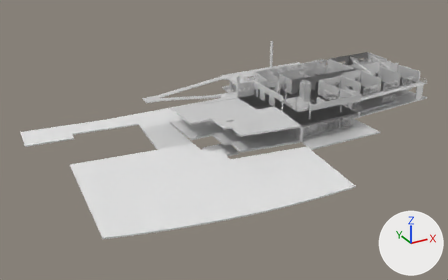
The glTF model mapTEST.glb, before and after one commit.
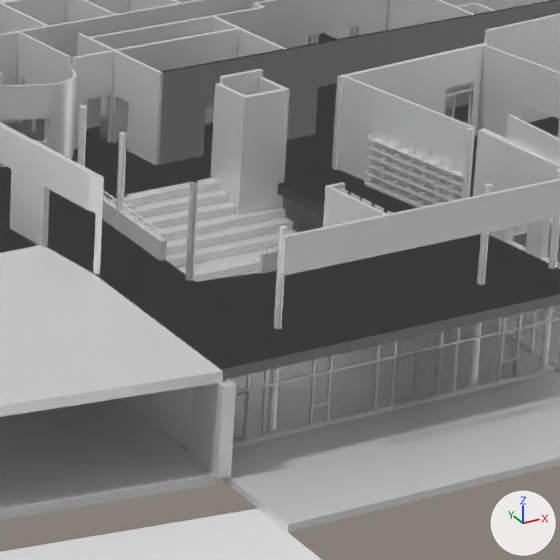
Old and new are each drawn whole from a 50 mm lens placed at (-100.9, -132.1, 100.5), pointed at (-32.4, -7.4, 38.2) and again close up on the part from 60% to 79% of the width and 25% to 55% of the height. The axes (+X, +Y, +Z) are drawn at lower right. The lights are the same throughout. Where no turn or scale is listed for an object, it has been applied to the vertices.

Names of what the first close-up shows: 'IfcSlab/Floor:Etageadskillelse - 500 mm:241572.001', 'IfcSlab/Floor:Etageadskillelse - 500 mm:3083383', 'IfcSlab/Floor:Lendisgólv - 405 mm:3089446', 'IfcSlab/Pad:Pad 1:3093267', 'IfcSlab/Pad:uttanduraflísar:3093878', 'IfcStair/Stair:Monolithic - 280mm going - 175mm riser:3134227', 'IfcWall/Basic Wall:VE MR120 450 IA l AI M120:655958', 'IfcWallStandardCase/Basic Wall:Innveggur 10mm puss - Beton .002', 'IfcWallStandardCase/Basic Wall:Innveggur puss10mm - beton 2', 'IfcWallStandardCase/Basic Wall:VE MR95 450 IA l AI M95:237268', 'IfcWallStandardCase/Basic Wall:VE MR95 450 IA l AI M95:238070', 'IfcWallStandardCase/Basic Wall:Úthang - 150mm:3083888'.
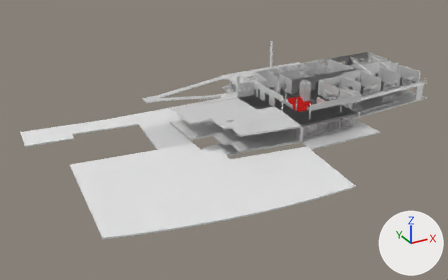
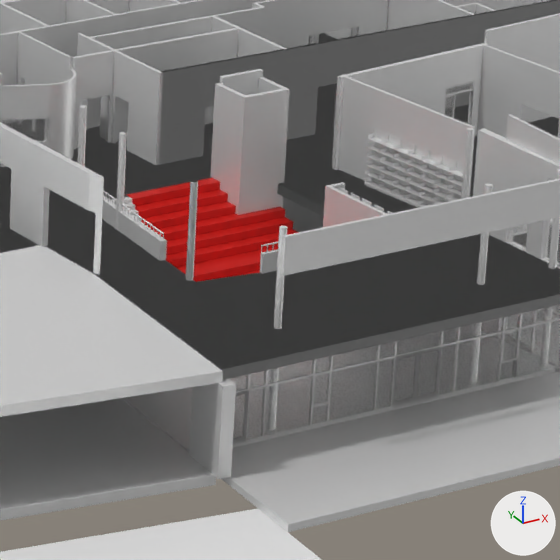
Where the change shows, as pixel boxes [x1, y1, x2, y2] in the close-ups (560 x 560 px):
```json
{"object": "IfcStair/Stair:Monolithic - 280mm going - 175mm riser:3134227", "change": "recoloured", "before": [126, 178, 298, 282], "after": [126, 178, 298, 282], "on screen": "white to red"}
```

The change, as JSON lines over the scene's bpy script:
```json
{"op": "set", "path": "mat_linoleum_gólv_reyður_002.base_color", "old": "(0.8, 0.8, 0.8)", "new": "(0.8, 0.0178, 0.0134)", "note": "white #e7e7e7 -> red #e7241f"}
```
